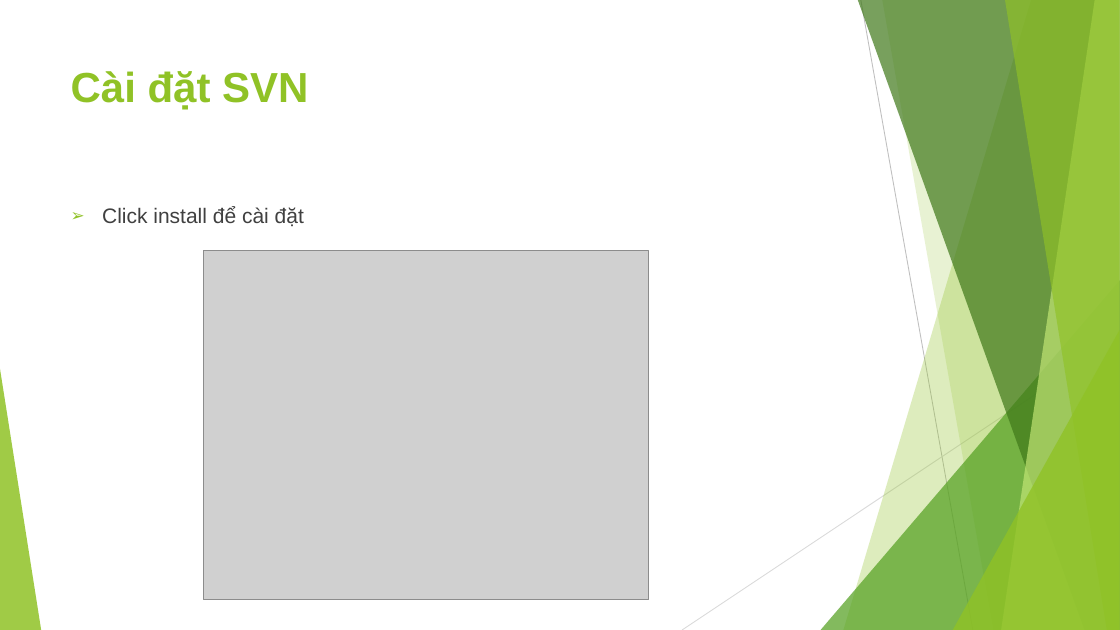
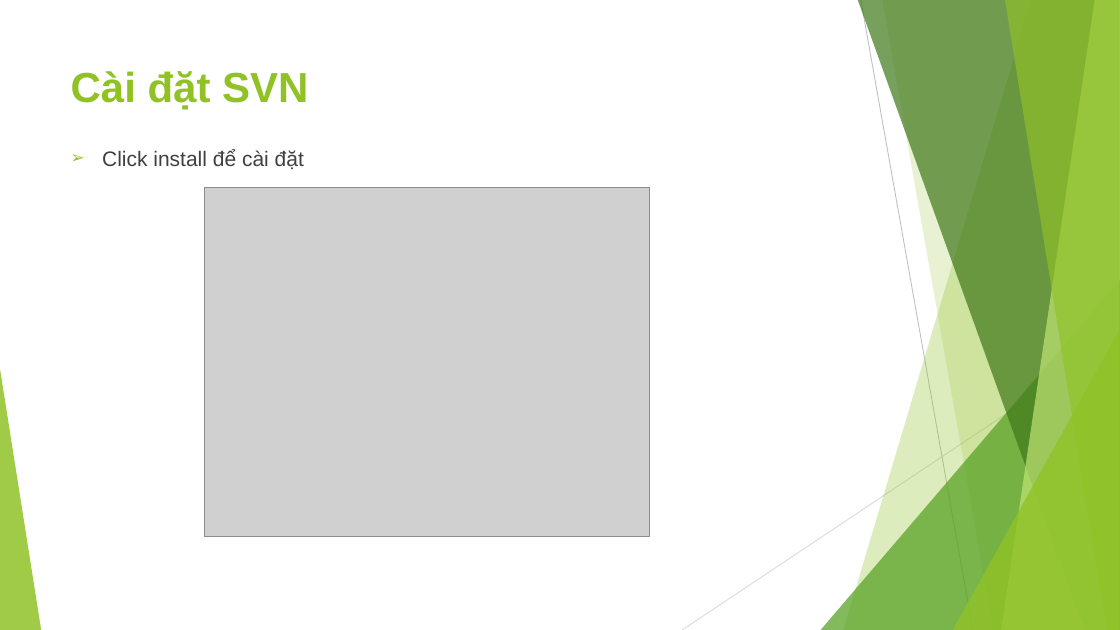
Before and after one commit to leqnam/pmbok-rnl, a slide deck: slide 17 of Bao-cao-QLDA/Nhom-6_SVN.pptx. Drawn at 1120x630 pixels with LibreOffice and Linux fonts; fonts in the diff are those of the drawing; grey boxes stand for pictures. Boxes give left, top, right and bottom in pixels: in the first picture for what was removed or moved away, otherwise in the second. Text is boxed around its words. In the diff, an @@ line names an element or a change of style, - is before the commit and + after.

```diff
--- a/Bao-cao-QLDA/Nhom-6_SVN.pptx
+++ b/Bao-cao-QLDA/Nhom-6_SVN.pptx
@@ text "Click install để cài đặt": place and size @@
-text "Click install để cài đặt" at (102, 207, 304, 226)
+text "Click install để cài đặt" at (102, 149, 304, 169)
@@ picture: place and size @@
-picture at (203, 251, 649, 601)
+picture at (204, 187, 649, 537)
```
Also in this commit, not shown: 20 other slides changed.
